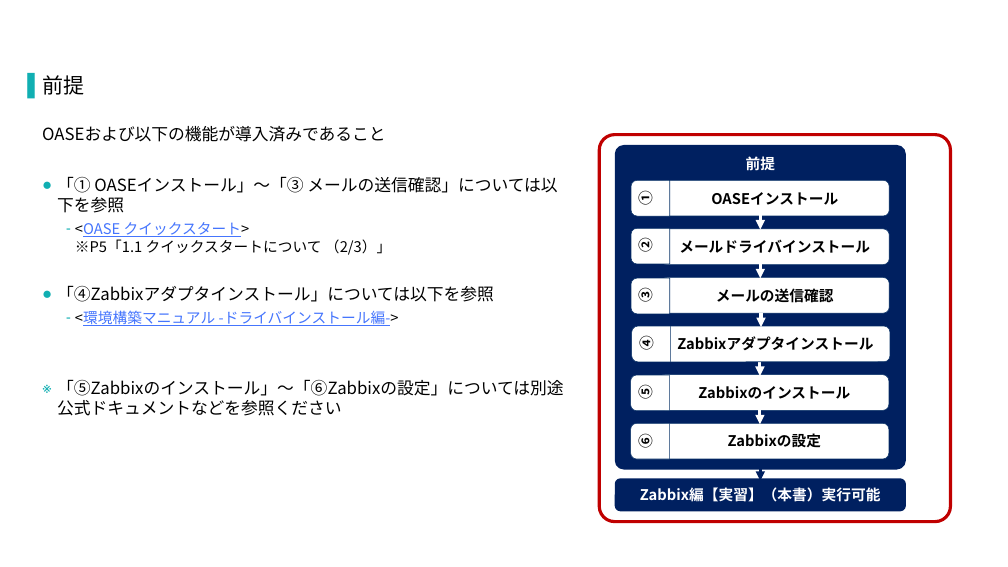
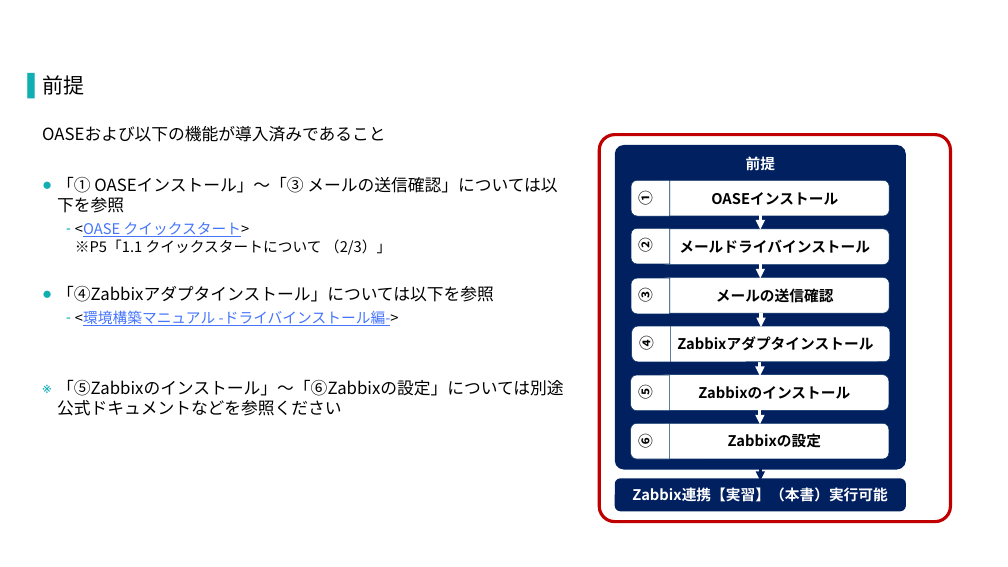
Before and after one commit to exastro-suite/oase-docs, a slide deck: slide 6 of asset/Learn_ja/OASE-zabbix_practice_ja.pptx. Drawn at 1008x567 pixels with LibreOffice and Linux fonts; fonts in the diff are those of the drawing; background and template pictures are left out. Boxes give left, top, right and bottom in pixels: in the first picture for what was removed or moved away, otherwise in the second. Text is boxed around its words. In the diff, an @@ line names an element or a change of style, - is before the commit and + after.

```diff
--- a/asset/Learn_ja/OASE-zabbix_practice_ja.pptx
+++ b/asset/Learn_ja/OASE-zabbix_practice_ja.pptx
@@ text in rounded rectangle at bbox=[632, 487, 887, 502]: text changed @@
-Zabbix編【実習】（本書）実行可能
+Zabbix連携【実習】（本書）実行可能
```
Also in this commit, not shown: 5 other slides changed, 3 other files.
